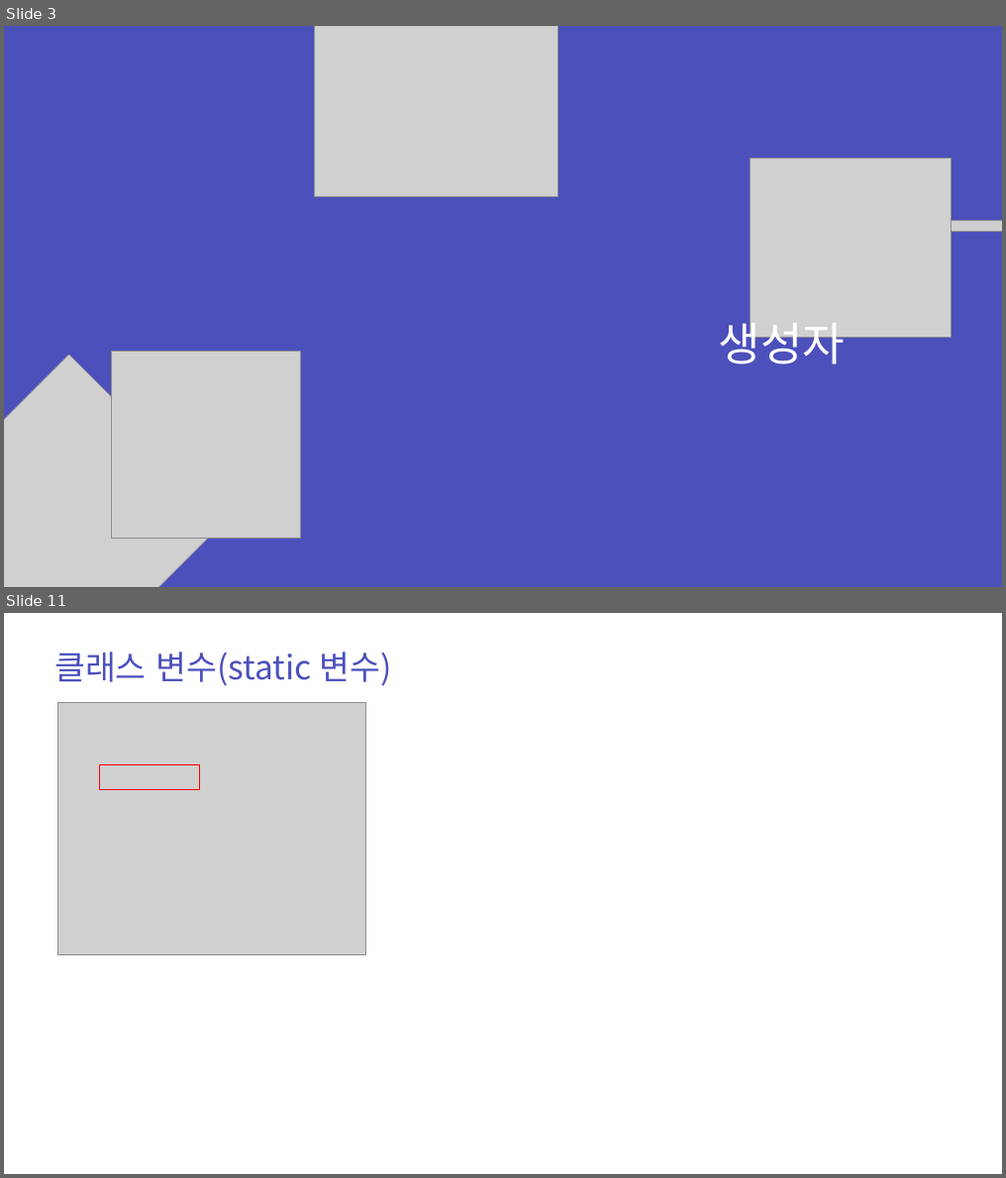
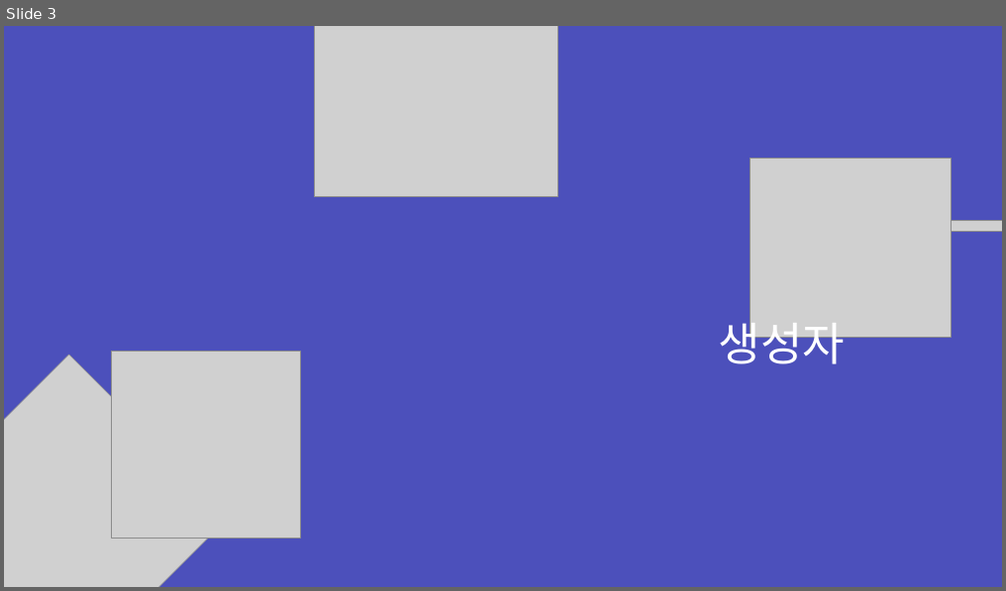
Before and after one commit to zest132/JavaLecture, a slide deck: JavaLecture/LectureFile/java 8강.pptx. Shown one above the other, each under a label of ours: slides 3 and 11 before the commit, slide 3 after it; the slides between them are not shown. The pictures are 1006x1178 and 1006x591 pixels, drawn with LibreOffice and Linux fonts; fonts in the diff are those of the drawing; grey boxes stand for pictures. Boxes give left, top, right and bottom in pixels: in the first picture for what was removed or moved away, otherwise in the second. Text is boxed around its words. In the diff, an @@ line names an element or a change of style, - is before the commit and + after.

```diff
--- a/JavaLecture/LectureFile/java 8강.pptx
+++ b/JavaLecture/LectureFile/java 8강.pptx
@@ slide 11 removed at [4, 613, 1002, 1174], background #FFFFFF @@
@@ text removed at [54, 652, 391, 686] @@
-클래스 변수(static 변수)
@@ picture removed at [57, 702, 365, 955] @@
@@ rectangle removed at [100, 764, 200, 789] @@
```
Also in this commit, not shown: 3 slides changed, 23 slides added, 19 other slides removed, 4 other files.
